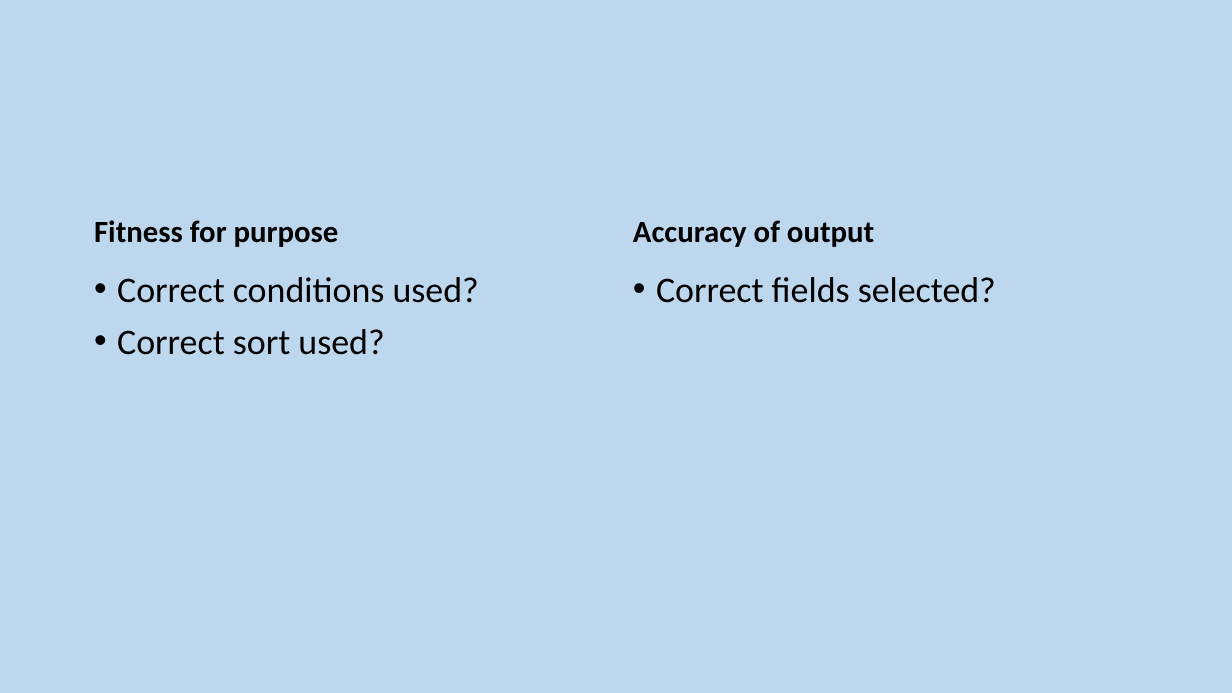
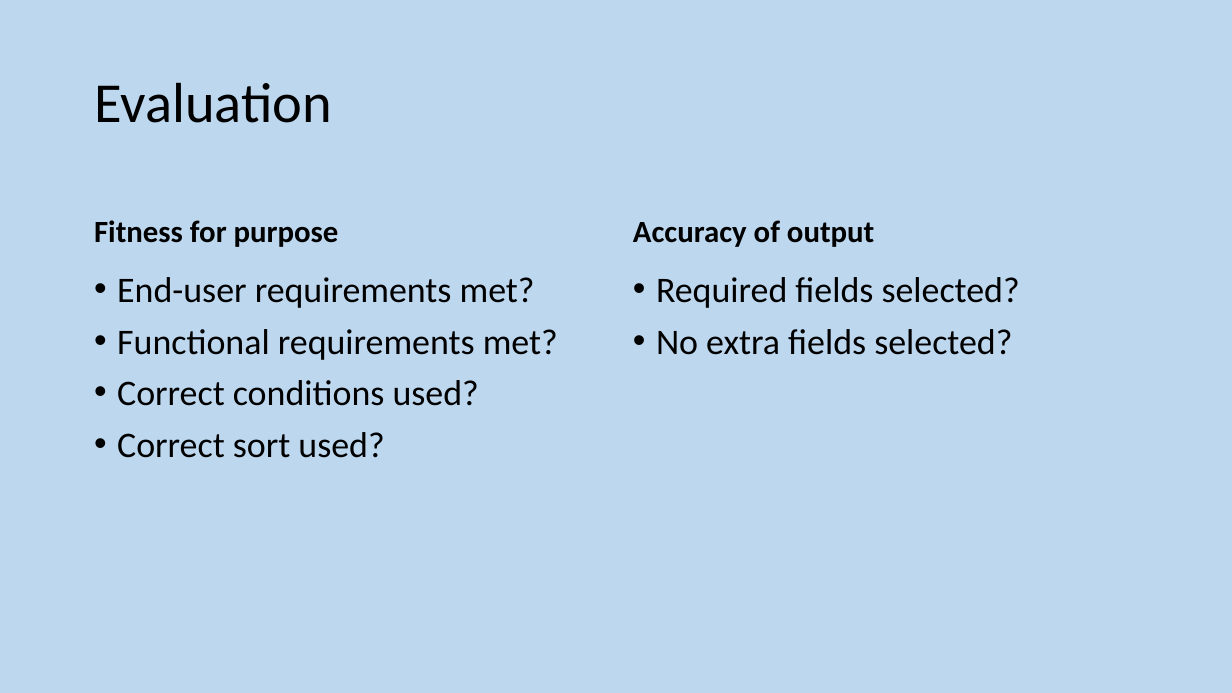
Before and after one commit to MrFriendCS/MrFriendCS.github.io, a slide deck: slide 180 of n5/ddd/N5 CS DDD Slides.pptx. Drawn at 1232x693 pixels with LibreOffice and Linux fonts; fonts in the diff are those of the drawing. Boxes give left, top, right and bottom in pixels: in the first picture for what was removed or moved away, otherwise in the second. Text is boxed around its words. In the diff, an @@ line names an element or a change of style, - is before the commit and + after.

```diff
--- a/n5/ddd/N5 CS DDD Slides.pptx
+++ b/n5/ddd/N5 CS DDD Slides.pptx
@@ title added at box(94, 82, 332, 123), 44 pt, text #000000 @@
+Evaluation
@@ text at box(117, 277, 558, 360): paragraphs added @@
+• End-user requirements met?
+• Functional requirements met?
@@ text at box(656, 277, 1020, 355): text changed @@
-• Correct fields selected?
+• Required fields selected?
+• No extra fields selected?
```
Also in this commit, not shown: 4 other files.
